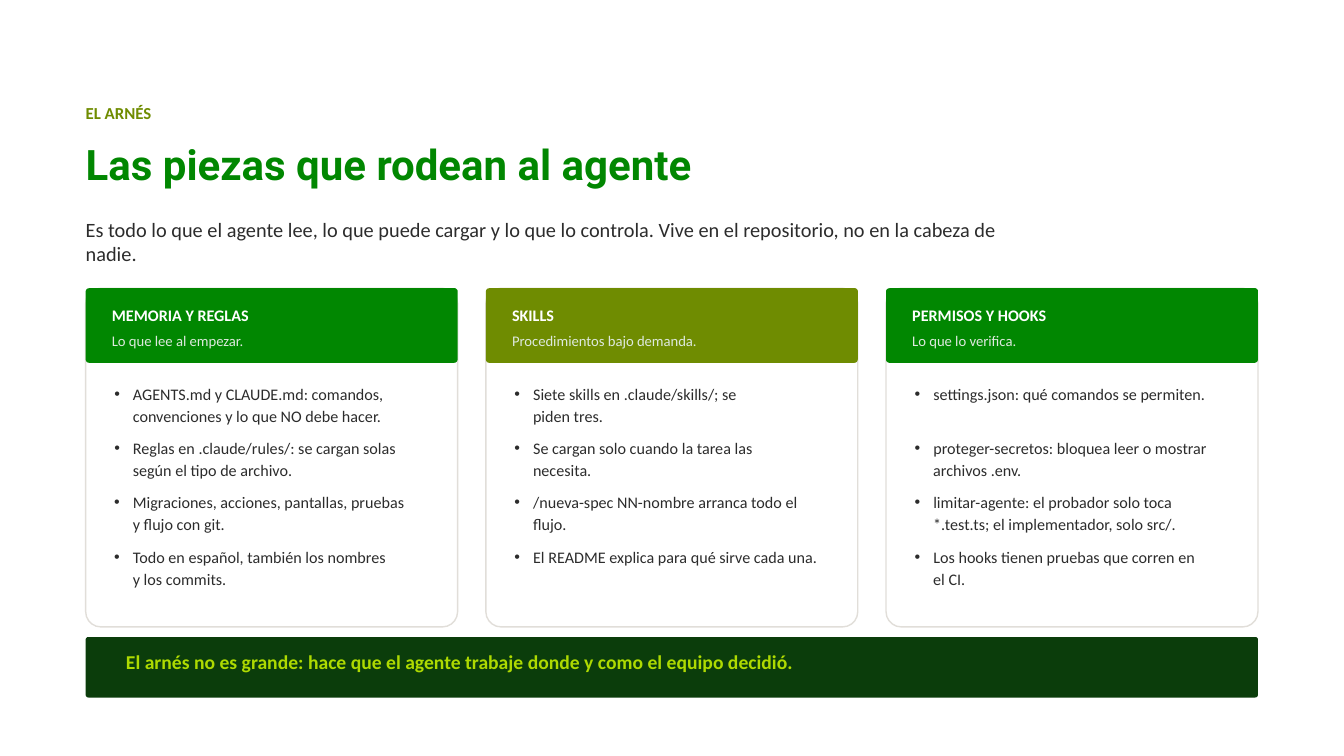
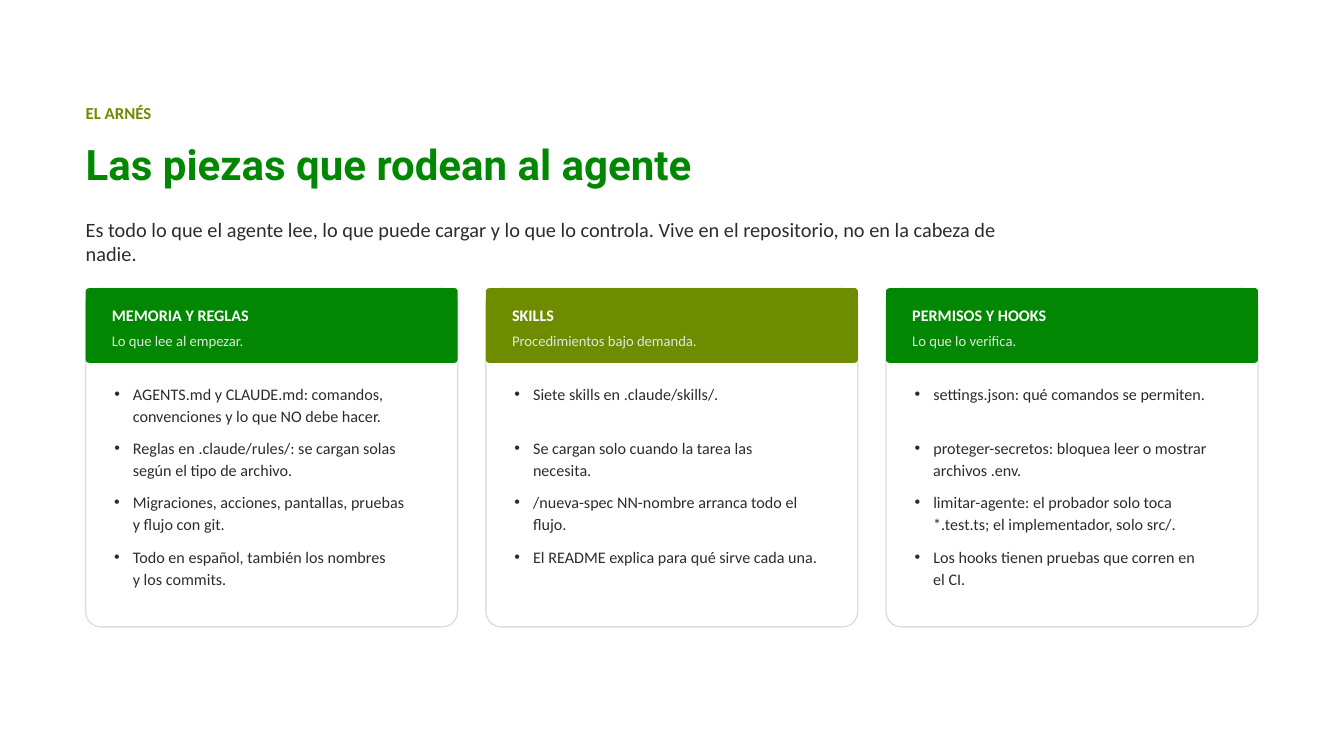
Before and after one commit to juandadevp/cuentasclaras, a slide deck: slide 5 of docs/Exposicion_Cuentas_Claras.pptx (slide 4 before the commit). Drawn at 1344x756 pixels with LibreOffice and Linux fonts; fonts in the diff are those of the drawing; background and template pictures are left out. Boxes give left, top, right and bottom in pixels: in the first picture for what was removed or moved away, otherwise in the second. Text is boxed around its words. In the diff, an @@ line names an element or a change of style, - is before the commit and + after.

```diff
--- a/docs/Exposicion_Cuentas_Claras.pptx
+++ b/docs/Exposicion_Cuentas_Claras.pptx
@@ text at [533,389,718,401]: text changed @@
-• Siete skills en .claude/skills/; se piden tres.
+• Siete skills en .claude/skills/.
@@ freeform shape removed at [86,637,1258,698] @@
@@ text removed at [126,655,793,673] @@
-El arnés no es grande: hace que el agente trabaje donde y como el equipo decidió.
```
Also in this commit, not shown: 8 other slides changed, 6 slides added, 2 slides removed.
